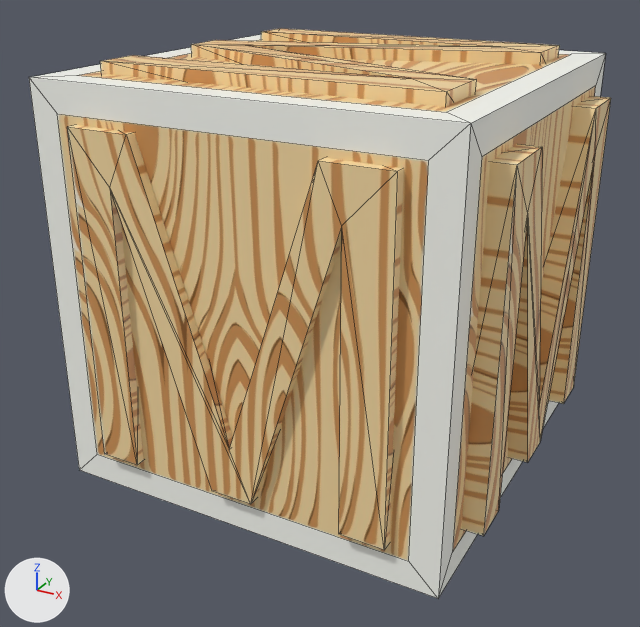
Renders of the FBX model Assets/Models/Block M.fbx from each side of a commit.
The view is the same before and after, from a 50 mm camera at (0.992, -1.913, 1.805) aimed at (-0.016, -0.08, 0.889). Arrows for +X, +Y and +Z are at lower left; the lights stay in place. Mesh edges are drawn as thin lines. Where no turn or scale is listed for an object, it has been applied to the vertices.

Names of what the first picture shows: 'Box', 'FRONT', 'RIGHT', 'TOP'.
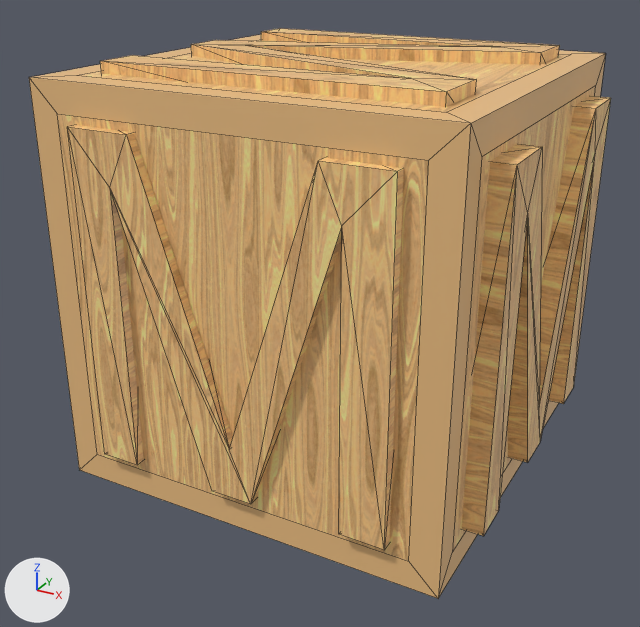
The change in detail:
Picture 'wood.png' (img_wood_png) is new.
Material 'letter-borderMaterial' (mat_letter_bordermaterial) is new.
Its texture is img_wood_png (with its transparency).
Its roughness is 0.453.
Material 'blockMaterial' (mat_blockmaterial) is new.
Its texture is img_wood_png (with its transparency).
Its roughness is 0.453.
me_front_mesh has 26 vertices, 48 faces and spans x 0.0..0.763, y -0.1..0.0, z 0.0..0.81.
me_front_mesh no longer uses material mat_edgewoodmaterial (picture img_wood_jpg).
me_front_mesh now uses material mat_letter_bordermaterial (picture img_wood_png).
me_box_mesh has 32 vertices, 30 faces and spans x -0.5..0.5, y -0.5..0.5, z -0.5..0.5.
me_box_mesh is used by ob_box; location (0.0, 0.0, 1.003).
me_box_mesh part 1: all 6 faces that had it switch from mat_woodmaterial (picture img_wood_jpg) to mat_blockmaterial (picture img_wood_png).
me_box_mesh part 2: all 24 faces that had it switch from mat_edgewoodmaterial (picture img_wood_jpg) to mat_letter_bordermaterial (picture img_wood_png).
me_top_mesh has 26 vertices, 48 faces and spans x 0.0..0.81, y -0.763..0.0, z 0.0..0.1.
me_top_mesh no longer uses material mat_edgewoodmaterial (picture img_wood_jpg).
me_top_mesh now uses material mat_letter_bordermaterial (picture img_wood_png).

Where the change shows, as pixel boxes [x1, y1, x2, y2] in the pictures (640 x 627 px):
'FRONT', recoloured (beige to orange)
    both: [67, 125, 404, 550]
'TOP', recoloured (beige to orange)
    both: [100, 28, 560, 107]
part 1 of me_box_mesh, recoloured (beige to orange)
    both: [57, 40, 596, 561]
part 2 of me_box_mesh, recoloured (grey to brown)
    both: [29, 34, 606, 598]
